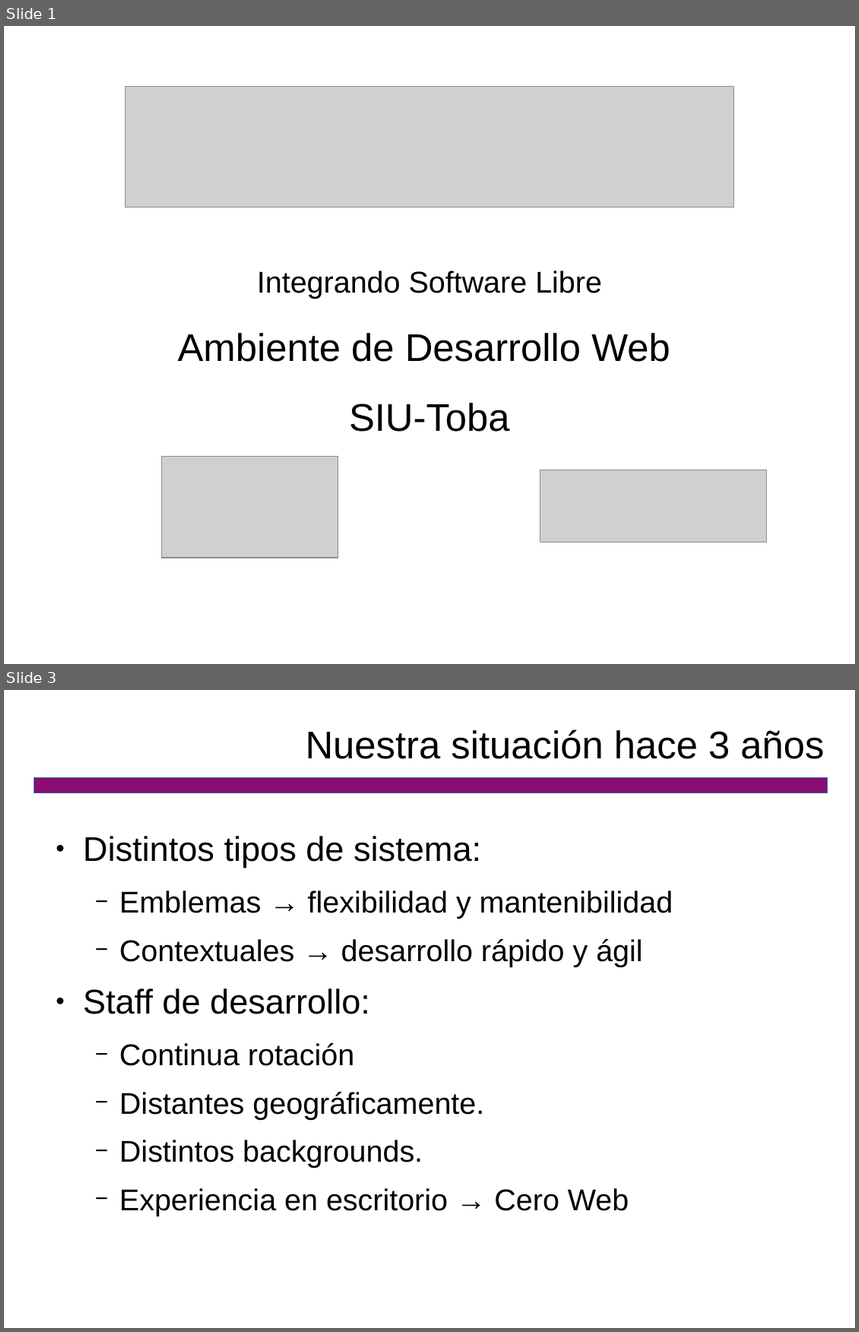
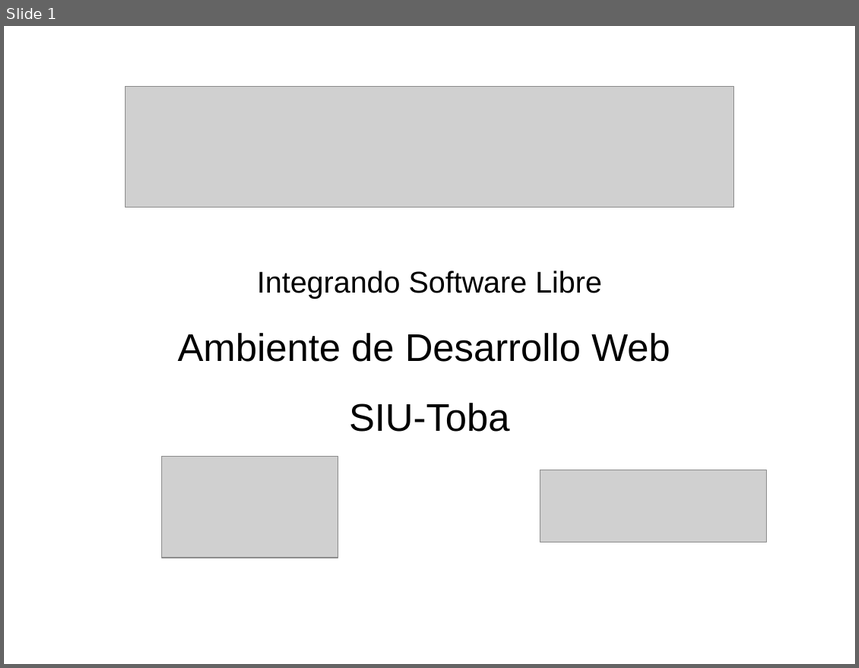
Before and after one commit to SIU-Toba/framework, a slide deck: doc/presentacion/CafeConf2006.odp. Shown one above the other, each under a label of ours: slides 1 and 3 before the commit, slide 1 after it; the slides between them are not shown. The pictures are 859x1332 and 859x668 pixels, drawn with LibreOffice and Linux fonts; fonts in the diff are those of the drawing; grey boxes stand for pictures; background and template pictures are left out. Boxes give left, top, right and bottom in pixels: in the first picture for what was removed or moved away, otherwise in the second. Text is boxed around its words. In the diff, an @@ line names an element or a change of style, - is before the commit and + after.

```diff
--- a/doc/presentacion/CafeConf2006.odp
+++ b/doc/presentacion/CafeConf2006.odp
@@ slide 3 removed at (4, 690, 855, 1328), background #FFFFFF @@
@@ title removed at (306, 730, 824, 759) @@
-Nuestra situación hace 3 años
@@ rectangle removed at (34, 778, 828, 793) @@
@@ text removed at (83, 836, 674, 1216) @@
-● Distintos tipos de sistema:
-  − Emblemas → flexibilidad y mantenibilidad
-  − Contextuales → desarrollo rápido y ágil
-● Staff de desarrollo:
-  − Continua rotación
-  − Distantes geográficamente.
-  − Distintos backgrounds.
-  − Experiencia en escritorio → Cero Web
```
Also in this commit, not shown: 9 slides added, 4 other slides removed, 1 other file.
